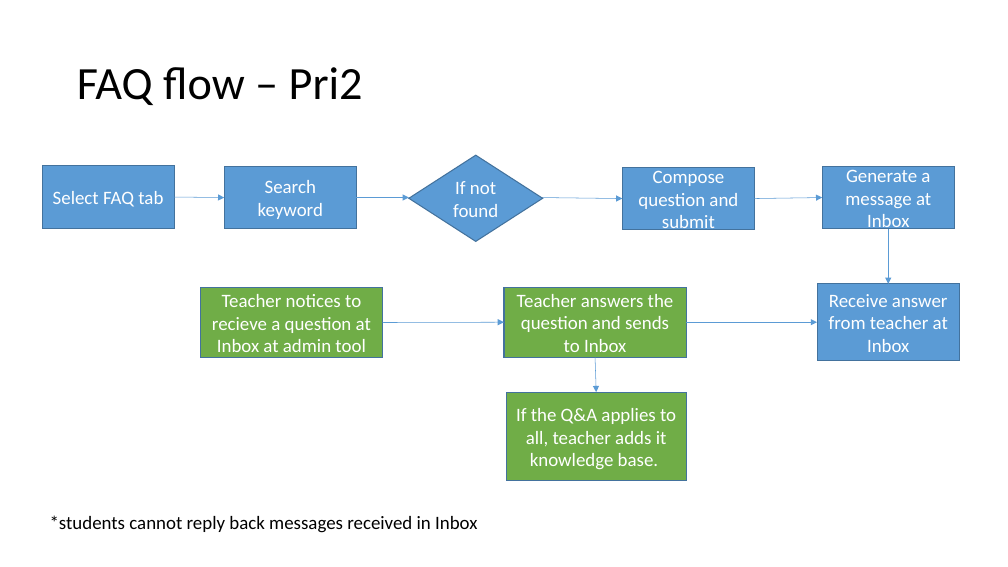
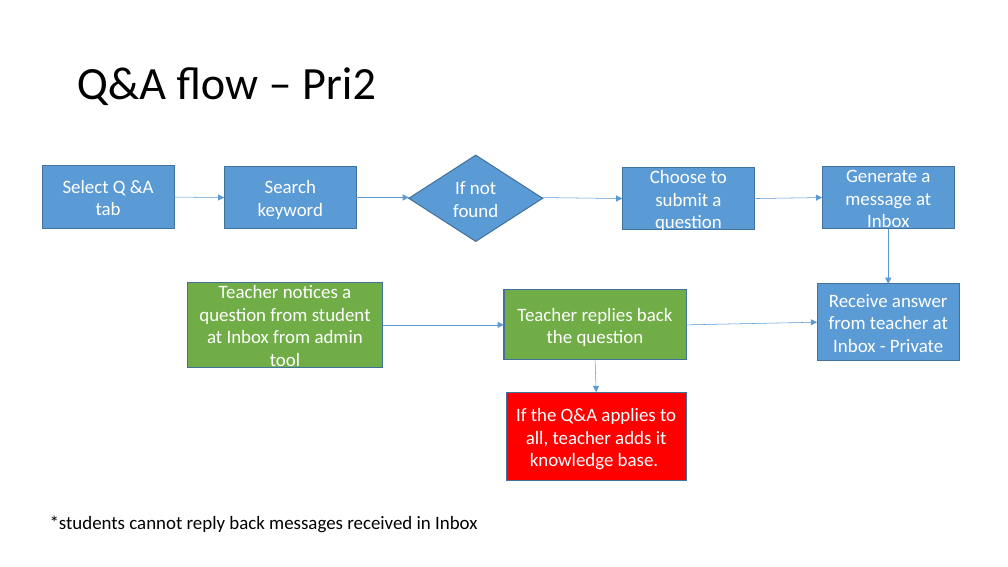
Before and after one commit to Wu-Fei/Parrot-Wireframe, a slide deck: slide 7 of Students flow.pptx. Drawn at 1008x567 pixels with LibreOffice and Linux fonts; fonts in the diff are those of the drawing. Boxes give left, top, right and bottom in pixels: in the first picture for what was removed or moved away, otherwise in the second. Text is boxed around its words. In the diff, an @@ line names an element or a change of style, - is before the commit and + after.

Commit message:
update student flow - first experience and classes

```diff
--- a/Students flow.pptx
+++ b/Students flow.pptx
@@ title at <box>77,67,376,105</box>: text changed @@
-FAQ flow – Pri2
+Q&A flow – Pri2
@@ text in rectangle at <box>650,167,727,234</box>: text changed @@
-Compose question and submit
+Choose to submit a question
@@ text in rectangle at <box>63,180,154,215</box>: text changed @@
-Select FAQ tab
+Select Q &A tab
@@ rectangle "Teacher notices a question from ...": place and size @@
-rectangle "Teacher notices a question from ..." at <box>200,287,383,358</box>
+rectangle "Teacher notices a question from ..." at <box>188,282,383,368</box>
@@ text in rectangle at <box>199,282,371,371</box>: text changed @@
-Teacher notices to recieve a question at Inbox at admin tool
+Teacher notices a question from student at Inbox from admin tool
@@ text in rectangle at <box>829,294,948,352</box>: text changed @@
-Receive answer from teacher at Inbox
+Receive answer from teacher at Inbox - Private
@@ arrow moved from (383, 323) - (504, 322) to (383, 325) - (504, 325) @@
@@ text in rectangle at <box>517,308,673,346</box>: text changed @@
-Teacher answers the question and sends to Inbox
+Teacher replies back the question
@@ arrow moved from (687, 322) - (817, 322) to (687, 325) - (817, 322) @@
@@ rectangle "If the Q&A applies to ..." at <box>507,392,687,481</box>: fill #70AD47 to #FF0000 @@
```
Also in this commit, not shown: 5 other slides changed.
